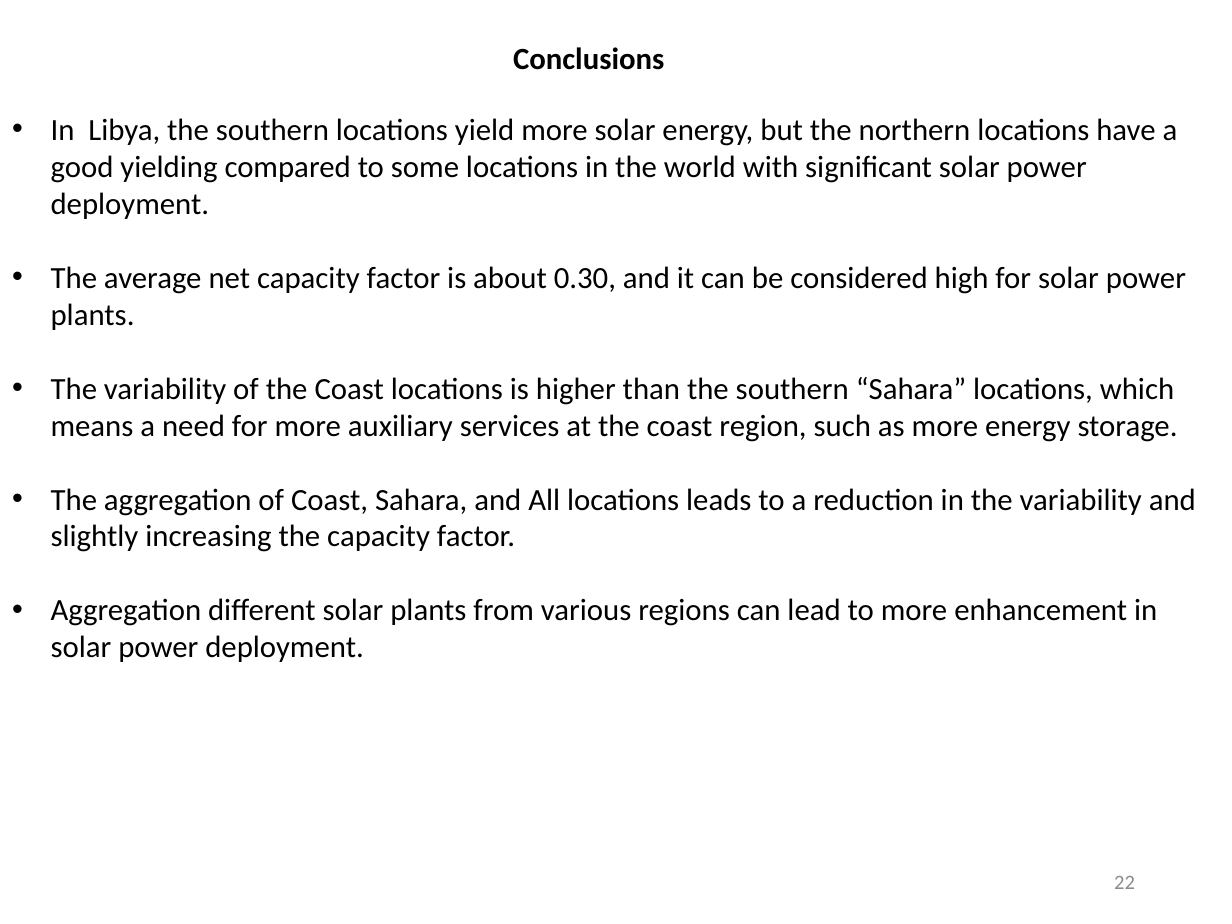
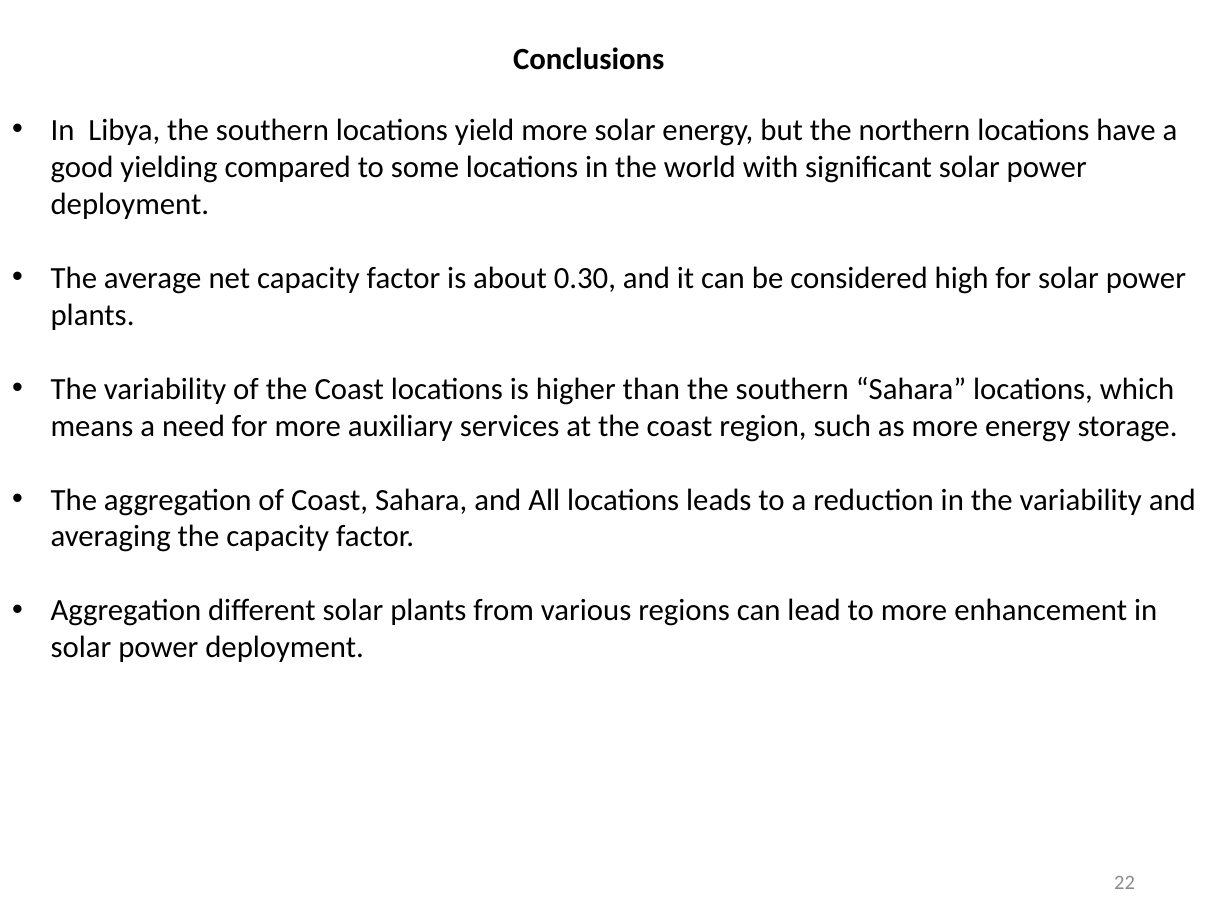
Before and after one commit to MohamedAbuella/Solar-Energy-Modeling-for-Some-Locations-in-Libya, a slide deck: slide 22 of Solar_Energy_Analysis_for Some Locations in Libya.pptx. Drawn at 1232x924 pixels with LibreOffice and Linux fonts; fonts in the diff are those of the drawing. Boxes give left, top, right and bottom in pixels: in the first picture for what was removed or moved away, otherwise in the second. Text is boxed around its words. In the diff, an @@ line names an element or a change of style, - is before the commit and + after.

```diff
--- a/Solar_Energy_Analysis_for Some Locations in Libya.pptx
+++ b/Solar_Energy_Analysis_for Some Locations in Libya.pptx
@@ text at (x1=51, y1=488, x2=1196, y2=552): text changed @@
-• The aggregation of Coast, Sahara, and All locations leads to a reduction in the variability and slightly increasing the capacity factor.
+• The aggregation of Coast, Sahara, and All locations leads to a reduction in the variability and averaging the capacity factor.
```
